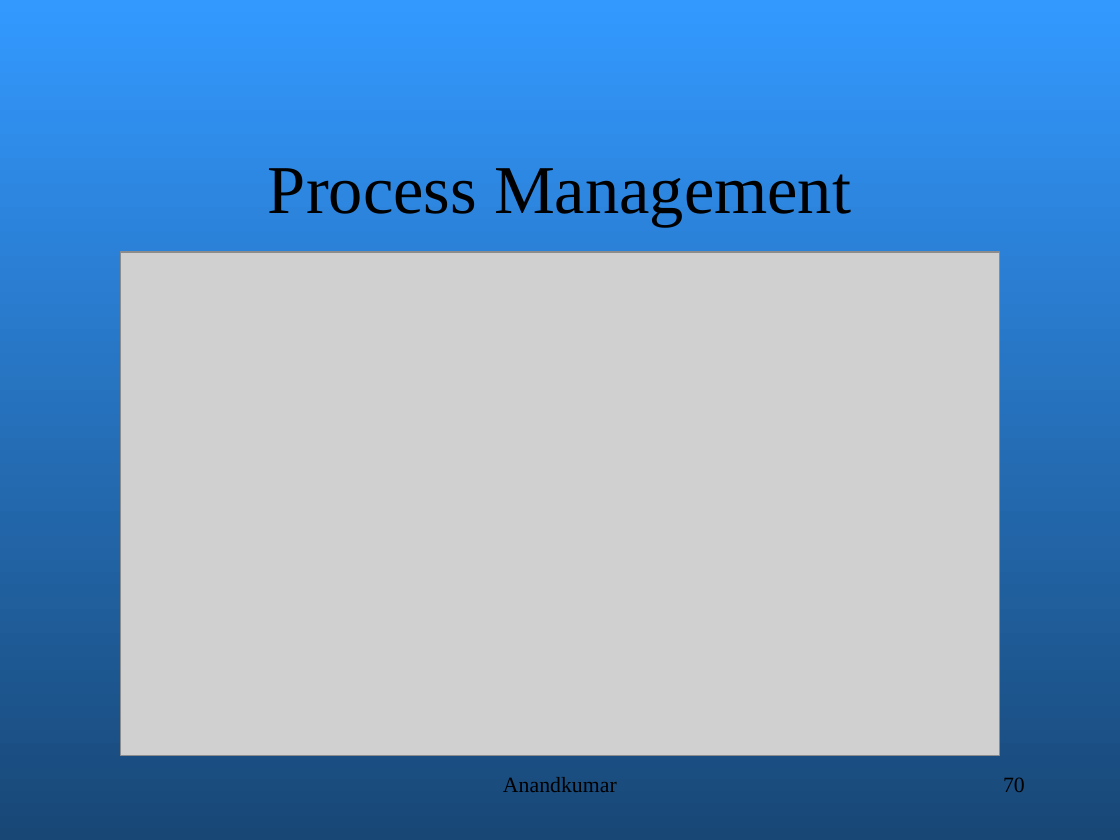
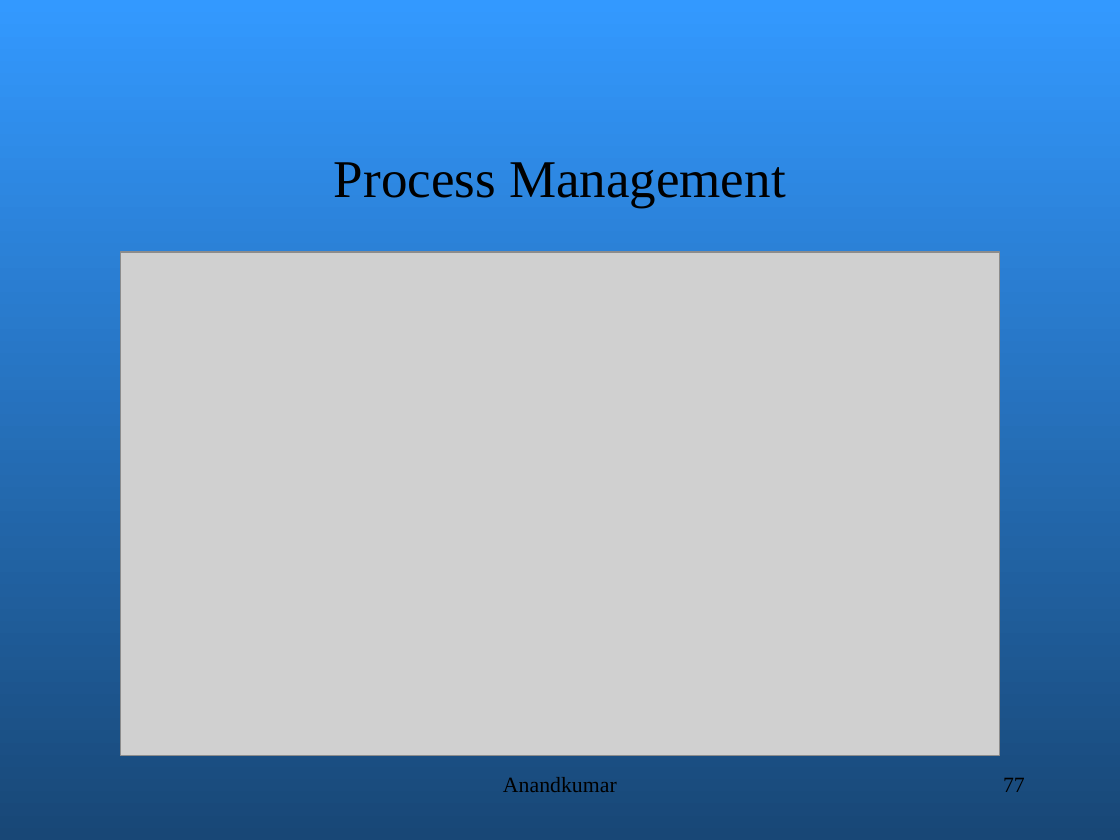
Before and after one commit to amitsagargowda/LinuxKernelDevelopment, a slide deck: slide 77 of Kernel_programming.ppt (slide 70 before the commit). Drawn at 1120x840 pixels with LibreOffice and Linux fonts; fonts in the diff are those of the drawing; grey boxes stand for pictures; background and template pictures are left out. Boxes give left, top, right and bottom in pixels: in the first picture for what was removed or moved away, otherwise in the second. Text is boxed around its words. In the diff, an @@ line names an element or a change of style, - is before the commit and + after.

```diff
--- a/Kernel_programming.ppt
+++ b/Kernel_programming.ppt
@@ text "Process Management" at <box>334,162,786,208</box>: size 44 to 34.1 pt @@
@@ page number at <box>1003,778,1025,792</box>: text changed @@
-70
+77
```
Also in this commit, not shown: 19 other slides changed, 20 slides added, 2 other files.
